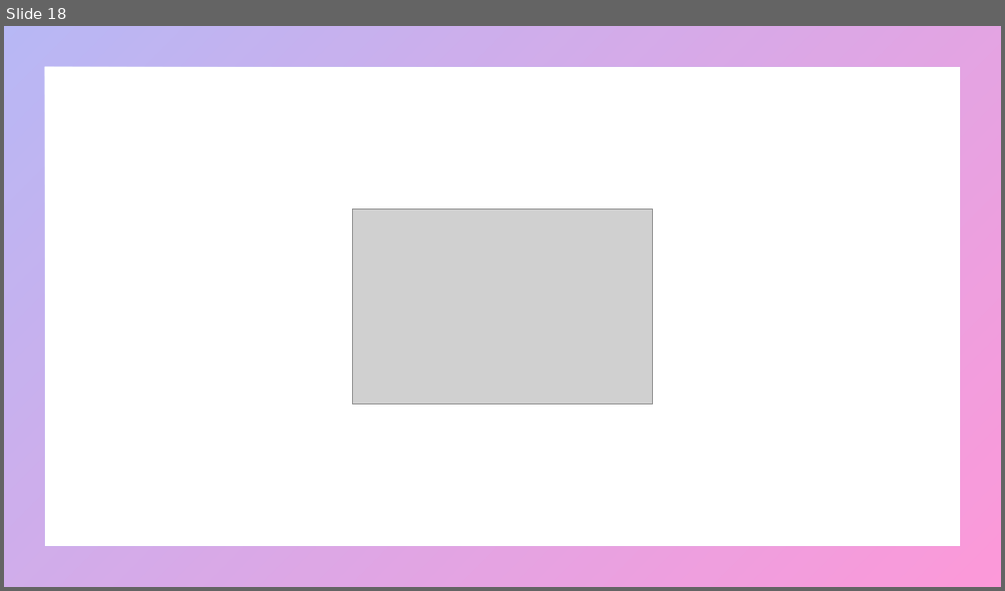
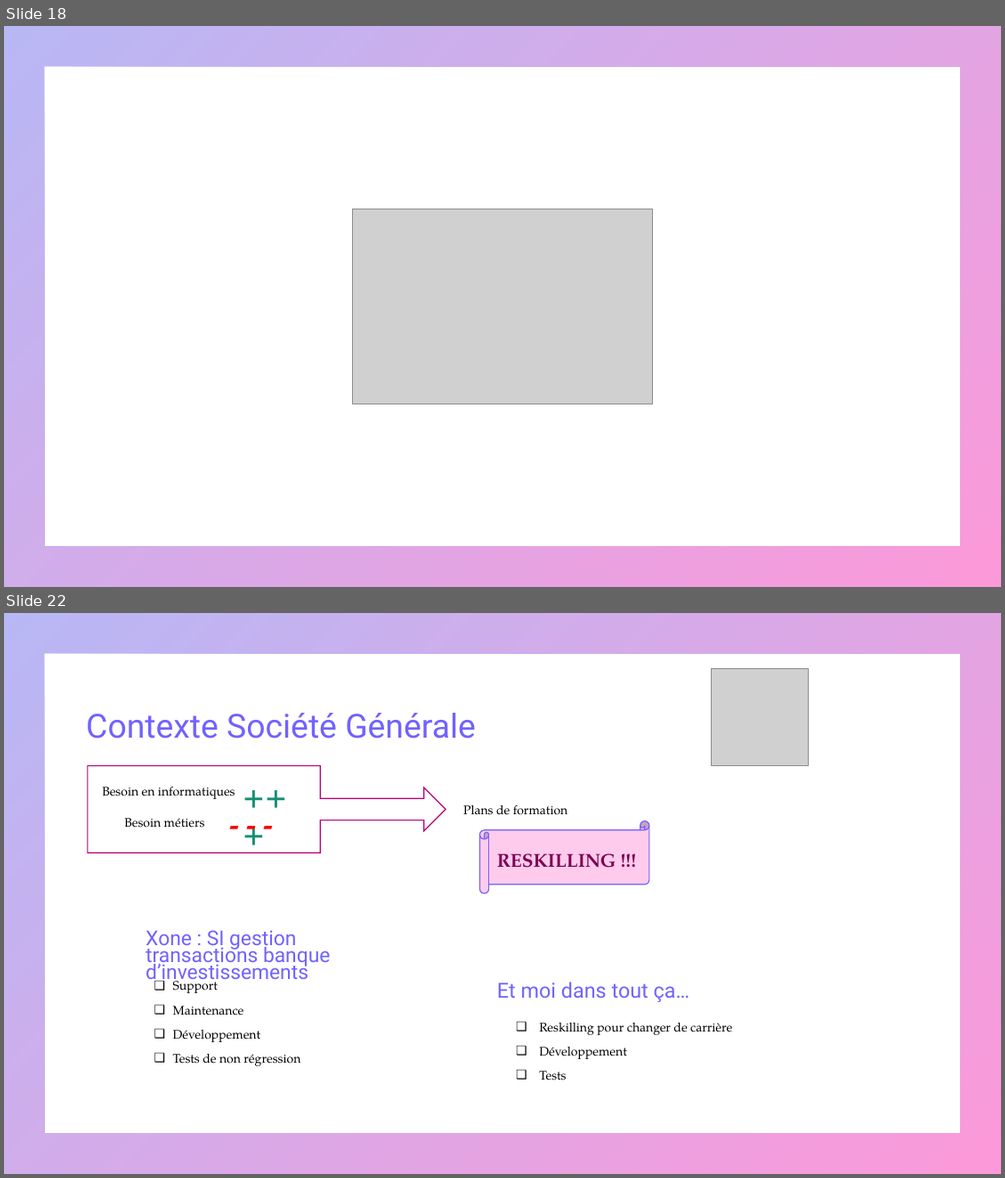
Before and after one commit to mapette/sos_immo_backend, a slide deck: doc/présentation V4.pptx. Shown one above the other, each under a label of ours: slide 18 before the commit, slides 18 and 22 after it; the slides between them are not shown. The pictures are 1005x591 and 1005x1178 pixels, drawn with LibreOffice and Linux fonts; fonts in the diff are those of the drawing; grey boxes stand for pictures. Boxes give left, top, right and bottom in pixels: in the first picture for what was removed or moved away, otherwise in the second. Text is boxed around its words. In the diff, an @@ line names an element or a change of style, - is before the commit and + after.

```diff
--- a/doc/présentation V4.pptx
+++ b/doc/présentation V4.pptx
@@ slide 22 added at [4, 613, 1001, 1174], background #FFFFFF; not listed: 1 template element that a slide beside it also shows @@
@@ picture added at [712, 668, 809, 765] @@
@@ title added at [86, 713, 476, 738], 32 pt, text gradient #7162FE to #F900A0 @@
+Contexte Société Générale
@@ text added at [235, 771, 307, 815], 28 pt, text #178E74, bold @@
++++
@@ text added at [102, 787, 235, 799], 12 pt, text #000000 @@
+Besoin en informatiques
@@ text added at [124, 818, 205, 827], 12 pt, text #000000 @@
+Besoin métiers
@@ text added at [222, 800, 293, 844], 28 pt, text #FF0000, bold @@
+- - -
@@ group added at [88, 765, 649, 893]: 2 texts, 1 right arrow callout, 1 horizontal scroll @@
+Plans de formation
+RESKILLING !!!
@@ text added at [146, 930, 330, 984], 19.6 pt, text gradient #7162FE to #F900A0 @@
+Xone : SI gestion transactions banque d’investissements
@@ text added at [173, 977, 300, 1066], 12 pt, text #000000 @@
+❑ Support
+❑ Maintenance
+❑ Développement
+❑ Tests de non régression
@@ text added at [497, 981, 690, 1002], 20 pt, text gradient #7162FE to #F900A0 @@
+Et moi dans tout ça…
@@ text added at [539, 1022, 732, 1080], 12 pt, text #000000 @@
+❑ Reskilling pour changer de carrière
+❑ Développement
+❑ Tests
```
Also in this commit, not shown: 7 slides changed, 3 other slides added, 2 other files.
